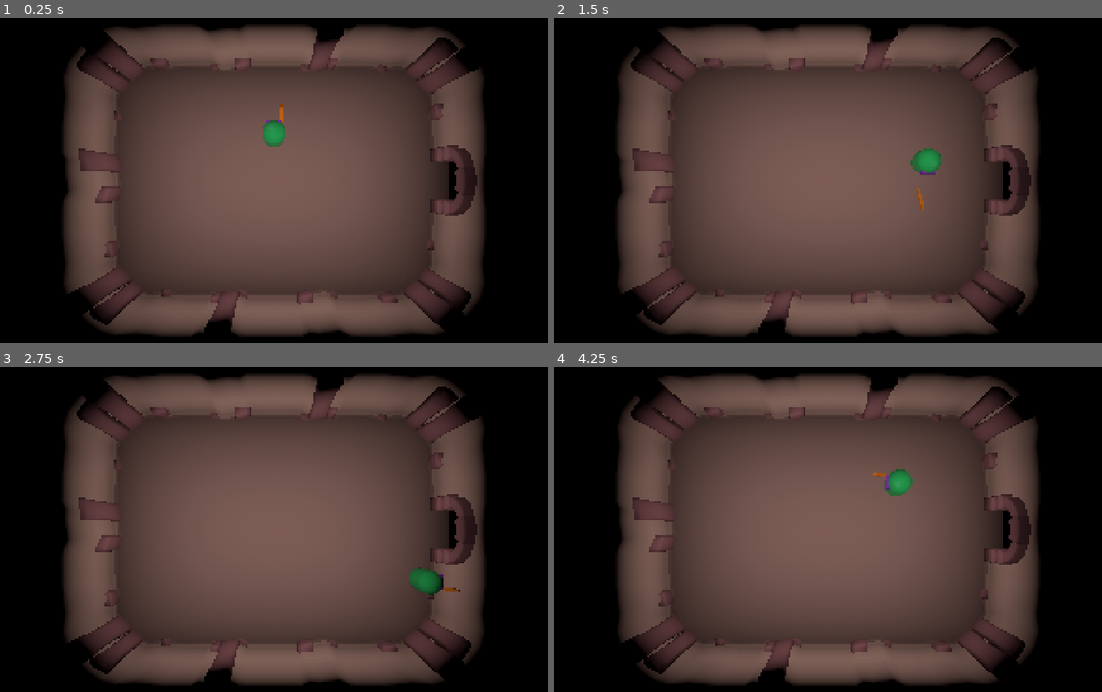
Above: before the commit, frames 1-4 (two rows, left to right).
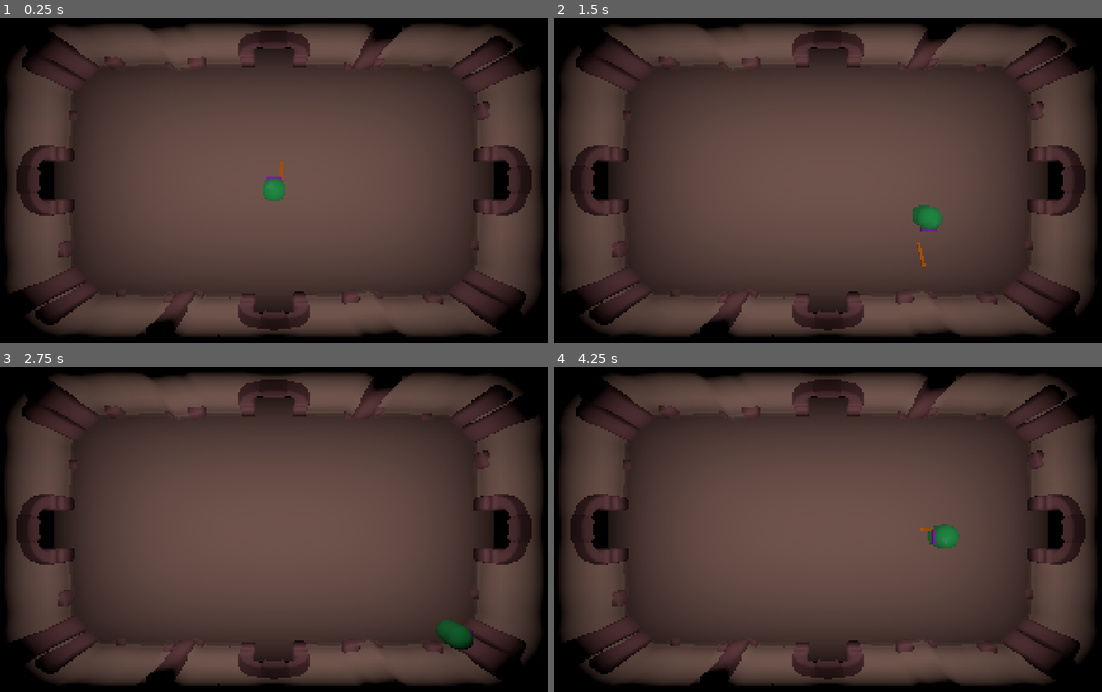
Above: after the commit, the same moments.

Repository: panable/brackeysjam-2026.2
Game: Godot game, scene res://Scenes/RealGame.tscn
Two runs of this game, one before a commit and one after it. Both use one fixed random seed, a clock stepped at 60 frames per second and the inputs below.
Inputs:
- Up to frame 1 (0.25 s): no input
- Up to frame 2 (1.5 s): tap Enter at 0.5 s; hold D (move_right) 0.53-1.28 s; tap Space (attack) at 0.6, 1.35 s; hold S (move_back) from 1.28 s (still down)
- Up to frame 3 (2.75 s): release S (move_back) at 2.03 s; hold D (move_right) from 2.03 s (still down); tap Space (attack) at 2.1 s
- Up to frame 4 (4.25 s): release D (move_right) at 2.78 s; hold W (move_forward) 2.78-3.53 s; tap Space (attack) at 2.85, 3.6 s; hold A (move_left) from 3.53 s (still down)

The runs differ from the first frame. In frame 1, 34% of the frame differs, in the area x 0-100%, y 1-99%; in frame 2, 34%; in frame 3, 34%; in frame 4, 34%.

Commit message:
dungeon 9-10-11 done

Diff:
--- /dev/null
+++ b/Scenes/Dungeons/Dungeon10.tscn
@@ -0,0 +1,38 @@
+[gd_scene format=3 uid="uid://dbrdh2jkvtrhv"]
+
+[ext_resource type="PackedScene" uid="uid://d0ad130s87nkv" path="res://Scenes/Rooms/Room10.tscn" id="1_mg5yg"]
+[ext_resource type="Script" uid="uid://dlwfb4ud68h73" path="res://Scripts/dungeon.gd" id="1_taai6"]
+[ext_resource type="PackedScene" uid="uid://c1aylrnw1jm4c" path="res://Scenes/Dungeons/door_portal.tscn" id="3_svprl"]
+
+[node name="Dungeon10" type="Node3D" unique_id=650768345]
+script = ExtResource("1_taai6")
+
+[node name="Camera3D" type="Camera3D" parent="." unique_id=664843684]
+transform = Transform3D(1, 0, 0, 0, -4.371139e-08, 1, 0, -1, -4.371139e-08, 4, 21.244999, 4.008393)
+fov = 50.0
+
+[node name="Room1" parent="." unique_id=20324241 instance=ExtResource("1_mg5yg")]
+
+[node name="Doorways" type="Node" parent="." unique_id=217261677]
+
+[node name="Entrances" type="Node" parent="Doorways" unique_id=1501317006]
+
+[node name="West" parent="Doorways/Entrances" unique_id=891237568 instance=ExtResource("3_svprl")]
+transform = Transform3D(1, 0, 0, 0, 1, 0, 0, 0, 1, -10.1, 0.8, 4)
+collision_layer = 8
+destination_room = "uid://dhkpmhhvb4tpk"
+destination_entrace = "East"
+
+[node name="East" parent="Doorways/Entrances" unique_id=1031154716 instance=ExtResource("3_svprl")]
+transform = Transform3D(-1, 0, 8.742278e-08, 0, 1, 0, -8.742278e-08, 0, -1, 18, 0.8, 4)
+destination_room = "uid://ce8hrg1y5bv34"
+
+[node name="Exits" type="Node" parent="Doorways" unique_id=1077203705]
+
+[node name="West" type="Marker3D" parent="Doorways/Exits" unique_id=134462768]
+transform = Transform3D(1, 0, 0, 0, 1, 0, 0, 0, 1, -8.5, 0.8, 4)
+gizmo_extents = 0.26
+
+[node name="East" type="Marker3D" parent="Doorways/Exits" unique_id=1738447453]
+transform = Transform3D(-1, 0, 8.742278e-08, 0, 1, 0, -8.742278e-08, 0, -1, 8, 0.8, 4)
+gizmo_extents = 0.26
--- /dev/null
+++ b/Scenes/Dungeons/Dungeon11.tscn
@@ -0,0 +1,28 @@
+[gd_scene format=3 uid="uid://ce8hrg1y5bv34"]
+
+[ext_resource type="PackedScene" uid="uid://c1aylrnw1jm4c" path="res://Scenes/Dungeons/door_portal.tscn" id="1_42ot2"]
+[ext_resource type="Script" uid="uid://dlwfb4ud68h73" path="res://Scripts/dungeon.gd" id="1_bccra"]
+[ext_resource type="PackedScene" uid="uid://cp6p5y586u7gi" path="res://Scenes/Rooms/Room11.tscn" id="2_v5eyh"]
+
+[node name="Dungeon11" type="Node3D" unique_id=182848846]
+script = ExtResource("1_bccra")
+
+[node name="Camera3D" type="Camera3D" parent="." unique_id=1193024369]
+transform = Transform3D(1, 0, 0, 0, -4.371139e-08, 1, 0, -1, -4.371139e-08, -4, 17.244999, 0.008392222)
+fov = 50.0
+
+[node name="Doorways" type="Node" parent="." unique_id=143061651]
+
+[node name="Entrances" type="Node" parent="Doorways" unique_id=558455691]
+
+[node name="West" parent="Doorways/Entrances" unique_id=891237568 instance=ExtResource("1_42ot2")]
+transform = Transform3D(-4.3711385e-08, 0, 0.99999994, 0, 1, 0, -0.99999994, 0, -4.3711385e-08, -10.185, 0.8, 0)
+destination_room = "uid://dbrdh2jkvtrhv"
+destination_entrace = "East"
+
+[node name="Exits" type="Node" parent="Doorways" unique_id=698828166]
+
+[node name="West" type="Marker3D" parent="Doorways/Exits" unique_id=43312459]
+transform = Transform3D(-0.1736482, 0, 0.9848077, 0, 1, 0, -0.9848077, 0, -0.1736482, -8.115, 0.8, 0)
+
+[node name="Room1" parent="." unique_id=20324241 instance=ExtResource("2_v5eyh")]
--- a/Scenes/Dungeons/Dungeon9.tscn
+++ b/Scenes/Dungeons/Dungeon9.tscn
@@ -25,7 +25,7 @@
 
 [node name="East" parent="Doorways/Entrances" unique_id=460451369 instance=ExtResource("3_kvv32")]
 transform = Transform3D(-1, 0, 8.742278e-08, 0, 1, 0, -8.742278e-08, 0, -1, 10.1, 0.8, 4)
-destination_room = "uid://b84wsgd42d8wy"
+destination_room = "uid://dbrdh2jkvtrhv"
 
 [node name="North" parent="Doorways/Entrances" unique_id=1616484076 instance=ExtResource("3_kvv32")]
 transform = Transform3D(-4.371139e-08, 0, -1, 0, 1, 0, 1, 0, -4.371139e-08, 0, 0.8, -2.05)
--- a/Scenes/RealGame.tscn
+++ b/Scenes/RealGame.tscn
@@ -1,8 +1,8 @@
 [gd_scene format=3 uid="uid://cspd4p1a25i0j"]
 
-[ext_resource type="PackedScene" uid="uid://c46iv1yhdp6o8" path="res://Scenes/Dungeons/Dungeon1.tscn" id="1_mmlet"]
 [ext_resource type="Script" uid="uid://c6rlwo0ec1bf1" path="res://Scenes/world_manager.gd" id="1_mub7f"]
 [ext_resource type="PackedScene" uid="uid://6vac72p2c7e1" path="res://playa.tscn" id="2_i0vv1"]
+[ext_resource type="PackedScene" uid="uid://dhkpmhhvb4tpk" path="res://Scenes/Dungeons/Dungeon9.tscn" id="3_mub7f"]
 
 [sub_resource type="Environment" id="Environment_t1osg"]
 background_mode = 1
@@ -19,12 +19,12 @@
 
 [node name="WorldManager" type="Node" parent="." unique_id=311855638 node_paths=PackedStringArray("current_dungeon")]
 script = ExtResource("1_mub7f")
-current_dungeon = NodePath("../Dungeon1")
+current_dungeon = NodePath("../Dungeon9")
 
 [node name="WorldEnvironment" type="WorldEnvironment" parent="." unique_id=444365118]
 environment = SubResource("Environment_t1osg")
 
-[node name="Dungeon1" parent="." unique_id=535005868 instance=ExtResource("1_mmlet")]
+[node name="playa" parent="." unique_id=990109964 instance=ExtResource("2_i0vv1")]
+transform = Transform3D(1, 0, 0, 0, 1, 0, 0, 0, 1, 0, 1.3000001, 4.4)
 
-[node name="playa" parent="." unique_id=990109964 instance=ExtResource("2_i0vv1")]
-transform = Transform3D(1, 0, 0, 0, 1, 0, 0, 0, 1, 0, 1.3000001, 0)
+[node name="Dungeon9" parent="." unique_id=900826186 instance=ExtResource("3_mub7f")]
